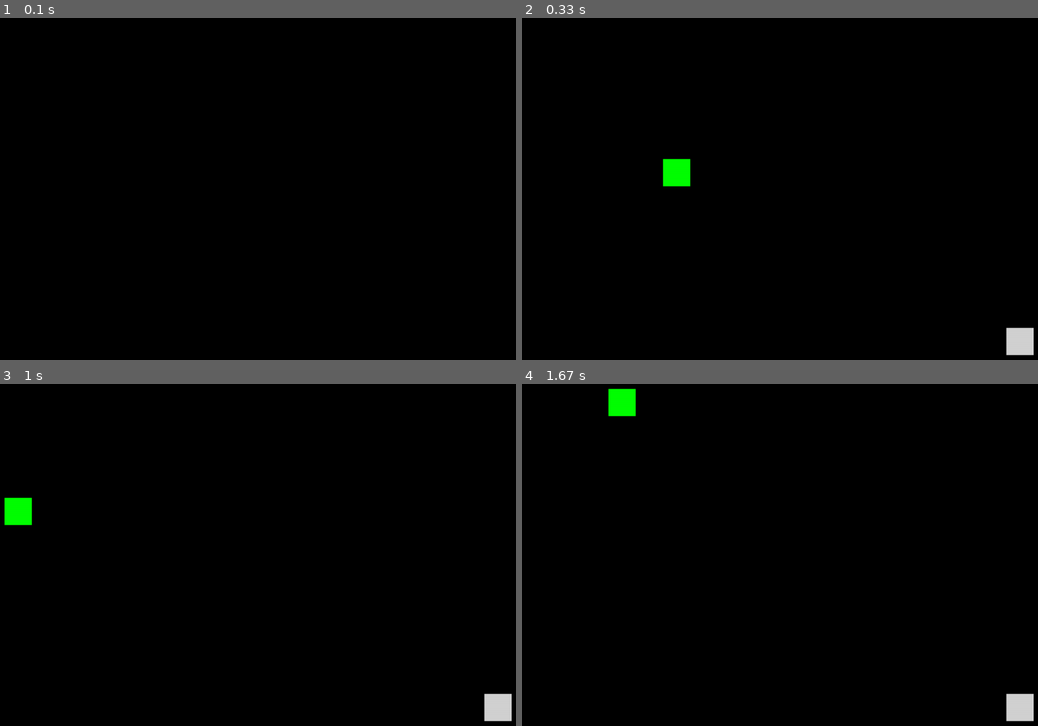
Above: before the commit, frames 1-4 (two rows, left to right).
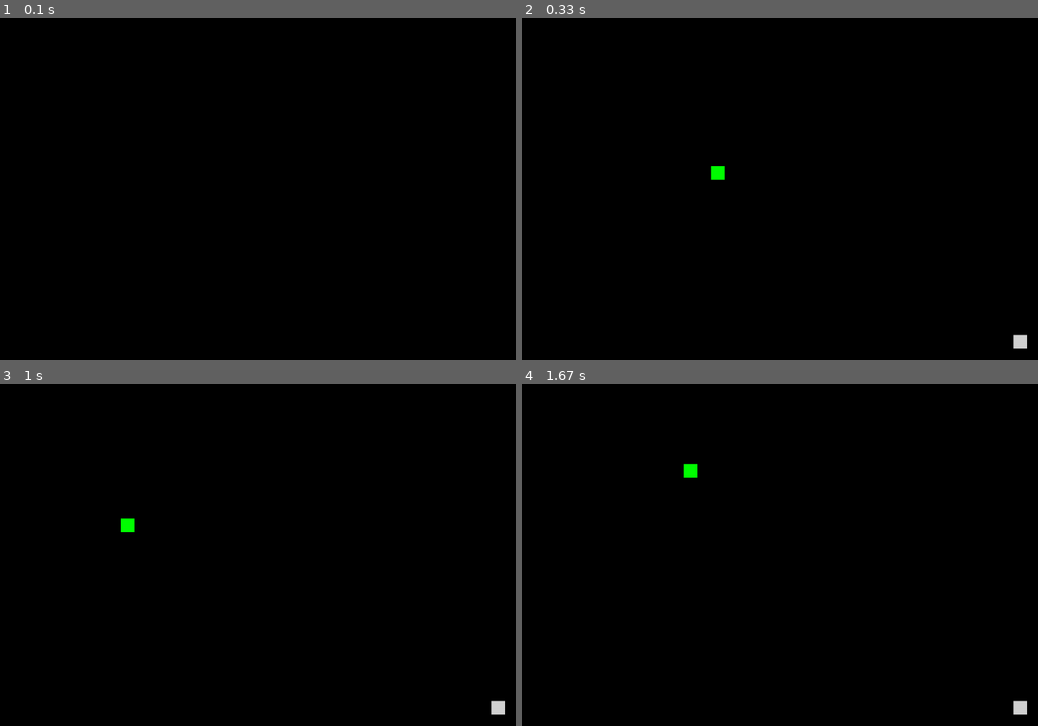
Above: after the commit, the same moments.

Repository: 2som/pygame_Snake
Game: pygame game, started from app.py
Same seed, same stepped clock (60 frames per second), same inputs: the game is played once before the commit and once after it.
Inputs:
- Up to frame 1 (0.1 s): no input
- Up to frame 2 (0.33 s): no input
- Up to frame 3 (1 s): hold Right 0.33-0.8 s; hold Up from 0.83 s (still down)
- Up to frame 4 (1.67 s): release Up at 1.3 s; hold Right from 1.33 s (still down)

Frame 1 is identical in both runs. In frame 2, 0.9% of the frame differs, in the area x 27-100%, y 41-99%; in frame 3, 0.9%; in frame 4, 0.9%, in the area x 16-100%, y 1-99%.

Commit message:
Add collisions with screen

Diff:
--- a/Config.py
+++ b/Config.py
@@ -3,8 +3,8 @@
         self.screen_width = 1200
         self.screen_height = 800
         self.blockConfig = {
-            "width": 50,
-            "height": 50,
+            "width": 25,
+            "height": 25,
             "colors": {
                 "red": (255, 0, 0),
                 "blue": (0, 0, 255),
@@ -14,4 +14,4 @@
                 "orange": (250, 150, 25)
             }
         }
-        self.snake_speed = 50
+        self.snake_speed = 25
--- a/app.py
+++ b/app.py
@@ -89,6 +89,15 @@
         self.rects.append(self.current_spawned_rect)
 
     def check_collisions(self):
+        if self.snake.eats_himself():
+            sys.exit()
+
+        if self.snake.head.rect.x > self.SETTINGS.screen_width or self.snake.head.rect.x < 0:
+            sys.exit()
+
+        if self.snake.head.rect.y > self.SETTINGS.screen_height or self.snake.head.rect.y < 0:
+            sys.exit()
+
         if self.snake.head.rect.colliderect(self.current_spawned_rect.rect):
             self.rects = list(filter(lambda x: self.current_spawned_rect != x, self.rects))
             new_snake_part = self.blockFacade.createMovableBlock()
@@ -99,5 +108,8 @@
     def spawn_special_rect(self):
         pass
 
+    def restart():
+        pass
+
 
 App().run()
--- a/src/objects/Block.py
+++ b/src/objects/Block.py
@@ -17,6 +17,9 @@
         self.rect.centerx = x
         self.rect.centery = y
 
+    def get_position(self):
+        return [self.x, self.y]
+
     def __eq__(self, object):
         if not isinstance(object, Block):
             return False
--- a/src/objects/BlockSpawner.py
+++ b/src/objects/BlockSpawner.py
@@ -27,8 +27,8 @@
         return [x, y]
 
     def _get_random_coords(self):
-        x = random.randint(0, self.rules.get("max_x", 1200) - self.blockConfig.get("width", 50) / 2)
-        y = random.randint(0, self.rules.get("max_y", 800) - self.blockConfig.get("width", 50) / 2)
+        x = random.randint(0, self.rules.get("max_x", 1200) - self.blockConfig.get("width", 50))
+        y = random.randint(0, self.rules.get("max_y", 800) - self.blockConfig.get("width", 50))
         return [x, y]
 
     def _check_if_random_coords_are_random_enough(self, x, y):
--- a/src/objects/Snake.py
+++ b/src/objects/Snake.py
@@ -1,5 +1,3 @@
-import pygame
-
 class Snake:
     def __init__(self, screen, movableBlock, speed):
         self.screen = screen
@@ -50,6 +48,12 @@
     def eat(self, block):
         self.body.append(block)
 
+    def eats_himself(self):
+        for rect in self.body[1:]:
+            if rect.rect.colliderect(self.head):
+                return True
+        return False
+
     def position_new_part(self, block):
         last_part = self.body[-1]
         block.update_position(last_part.prev_x, last_part.prev_y)
Empty file removed: src/objects/Board.py
